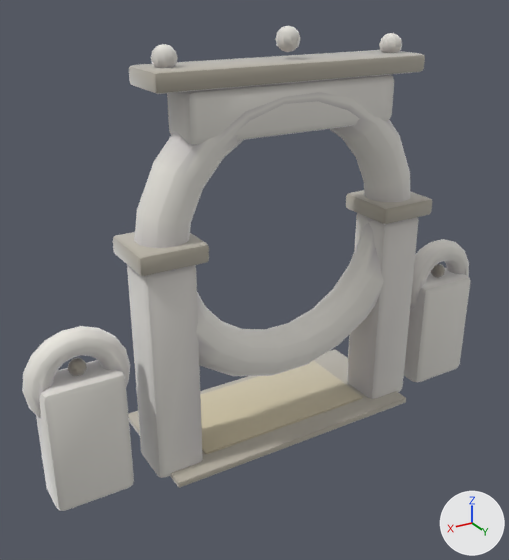
The glTF model assets/models/gates/e702c997.glb, before and after one commit.
One viewpoint serves both versions: a camera (50 mm lens) standing at (4.26, 6.43, 5.31) and looking at (0.21, -0.32, 1.93). Every picture has the same lights, and +X, +Y and +Z are marked at lower right. The older version comes first. Vertices at exactly the same position are counted once.

Script lines for the objects in view, before the commit:
```python
me_gate_e702c997 = bpy.data.meshes.new('gate_e702c997')
me_gate_e702c997.from_pydata(...)  # 2552 vertices, 5044 faces; spans x -3.12..3.12, y -1.1..0.5, z -0.01..4.85
# faces by material slot: [4004, 432, 300, 200, 108]
me_gate_e702c997.materials.append(mat_clay__f2efe7_0_93)
me_gate_e702c997.materials.append(mat_clay__b9b2a2_0_93)
me_gate_e702c997.materials.append(mat_clay__f2efe7_0_95)
me_gate_e702c997.materials.append(mat_clay__b9b2a2_0_95)
me_gate_e702c997.materials.append(mat_clay__d8cca8_0_93)
ob_gate_e702c997 = bpy.data.objects.new('gate_e702c997', me_gate_e702c997)
ob_gate_e702c997.location = (0.0, 0.0, 0.0)
```
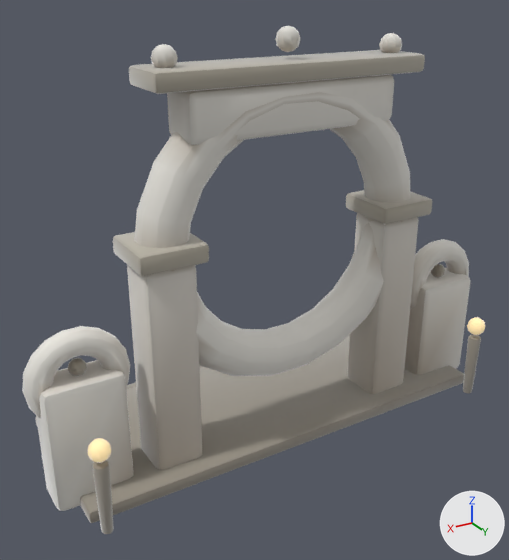
What differs and where, as boxes [x1, y1, x2, y2] in the pictures (509 x 560 px):
'gate_e702c997', reshaped: before [22, 26, 471, 511]; after [22, 26, 485, 534]
part 1 of me_gate_e702c997, added: after [35, 335, 464, 523]
part 2 of me_gate_e702c997, added: after [467, 317, 485, 335]
part 3 of me_gate_e702c997, added (beige): after [87, 438, 111, 463]
part 4 of me_gate_e702c997, added: after [463, 335, 481, 393]
part 5 of me_gate_e702c997, added: after [92, 460, 114, 534]
part 6 of me_gate_e702c997, added (mostly hidden): after [126, 365, 203, 389]
part 7 of me_gate_e702c997, edited (looks the same): [22, 27, 471, 511] in both

The change, as a list of edits to the scene's bpy script:
```text
Add mat_clay__9e978a_0_93:
    mat_clay__9e978a_0_93 = bpy.data.materials.new('clay_#9E978A_0.93_-')
    # nodes: BsdfPrincipled, Mix, OutputMaterial, VertexColor
    # colours: grey #9e978a, mixed with the vertex colours
Add mat_clay__ffe2a8_0_95__ffe2a8:
    mat_clay__ffe2a8_0_95__ffe2a8 = bpy.data.materials.new('clay_#FFE2A8_0.95_#FFE2A8')
    # nodes: BsdfPrincipled, Mix, OutputMaterial, VertexColor
    # colours: beige #bca67a, beige #ffe2a8, mixed with the vertex colours
Change me_gate_e702c997:
    used by ob_gate_e702c997; location = (0.0, 0.0, 0.0)
    remove me_gate_e702c997.from_pydata(...)  # 2552 vertices, 5044 faces; spans x -3.12..3.12, y -1.1..0.5, z -0.01..4.85
    add me_gate_e702c997.from_pydata(...)  # 3052 vertices, 6016 faces; spans x -3.12..3.12, y -1.71..0.84, z -0.01..4.85
    me_gate_e702c997 part 1: the loose piece of 56 vertices spanning x -1.2..1.21, y -1.0..0.2, z 0.0..0.11 is copied, and the copy is multiplied about its middle by the matrix ((2.3, -0.018, 0.0), (0.001, 1.74, -0.001), (0.001, -0.014, 1.599)), then moved by (0.0, -0.1, 0.03), in mat_clay__9e978a_0_93; it spans x -2.75..2.76, y -1.55..0.55, z 0.0..0.17
    me_gate_e702c997 part 2: a new loose piece, a UV sphere (10 segments, 6 rings, poles along z) spanning x -2.74..-2.5, y 0.61..0.84, z 0.9..1.14, in mat_clay__ffe2a8_0_95__ffe2a8
    me_gate_e702c997 part 3: a new loose piece, a UV sphere (10 segments, 6 rings, poles along z) spanning x 2.5..2.74, y 0.61..0.83, z 0.9..1.14, in mat_clay__ffe2a8_0_95__ffe2a8
    me_gate_e702c997 part 4: a new loose piece of 114 vertices spanning x -2.7..-2.53, y 0.64..0.81, z 0.0..0.86, in mat_clay__9e978a_0_93
    me_gate_e702c997 part 5: a new loose piece of 114 vertices spanning x 2.53..2.7, y 0.64..0.8, z 0.0..0.86, in mat_clay__9e978a_0_93
    me_gate_e702c997 part 6: a new loose piece of 56 vertices spanning x -2.67..2.68, y -1.71..-1.37, z 0.0..0.13, in mat_clay__9e978a_0_93
    me_gate_e702c997 part 7: 4740 kept faces spanning x -3.12..3.12, y -1.1..0.5, z -0.01..4.83 get new vertex colours
    other edits to the shape of me_gate_e702c997 do not show in these pictures
    add me_gate_e702c997.materials.append(mat_clay__9e978a_0_93)
    add me_gate_e702c997.materials.append(mat_clay__ffe2a8_0_95__ffe2a8)
```
